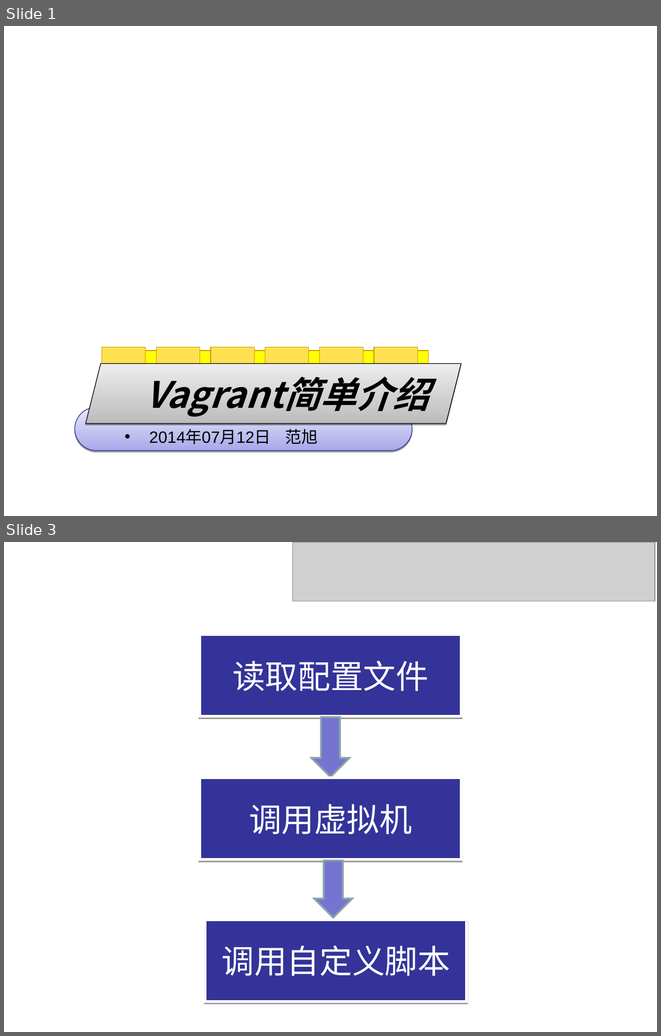
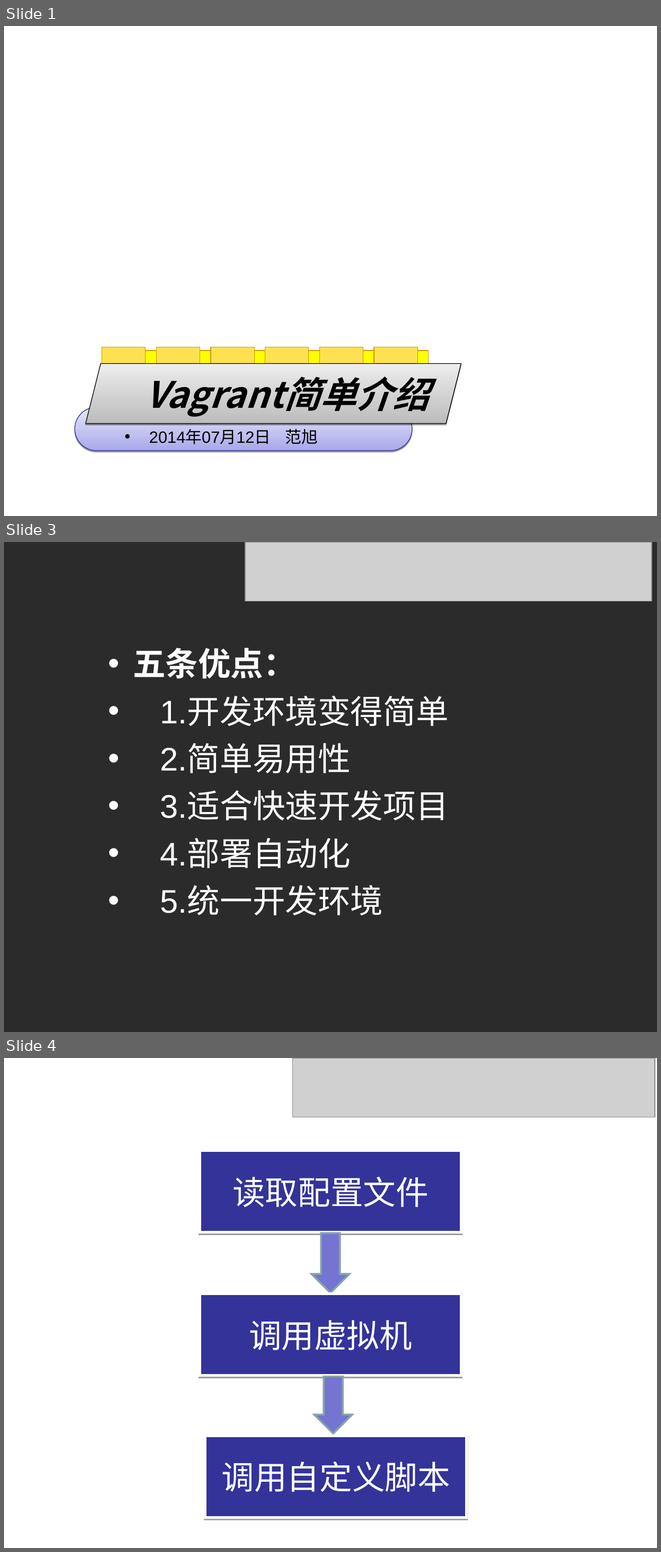
Before and after one commit to VanJames/work, a slide deck: document/Vagrant.ppt. Shown one above the other, each under a label of ours: slides 1 and 3 before the commit, slides 1, 3 and 4 after it; the slides between them are not shown. The pictures are 661x1036 and 661x1552 pixels, drawn with LibreOffice and Linux fonts; fonts in the diff are those of the drawing; grey boxes stand for pictures; background and template pictures are left out; a plain dark background stands for a picture behind light text. Boxes give left, top, right and bottom in pixels: in the first picture for what was removed or moved away, otherwise in the second. Text is boxed around its words. In the diff, an @@ line names an element or a change of style, - is before the commit and + after.

```diff
--- a/document/Vagrant.ppt
+++ b/document/Vagrant.ppt
@@ slide 3 added at box(4, 542, 657, 1032), background picture (left out) @@
@@ picture added at box(245, 542, 652, 601) @@
@@ text added at box(133, 647, 448, 915), 36 pt, text #FFFFFF @@
+• 五条优点：
+• 1.开发环境变得简单
+• 2.简单易用性
+• 3.适合快速开发项目
+• 4.部署自动化
+• 5.统一开发环境
@@ what was slide 3 is now slide 4 @@
```
Also in this commit, not shown: 3 other slides added, 2 slides removed.
